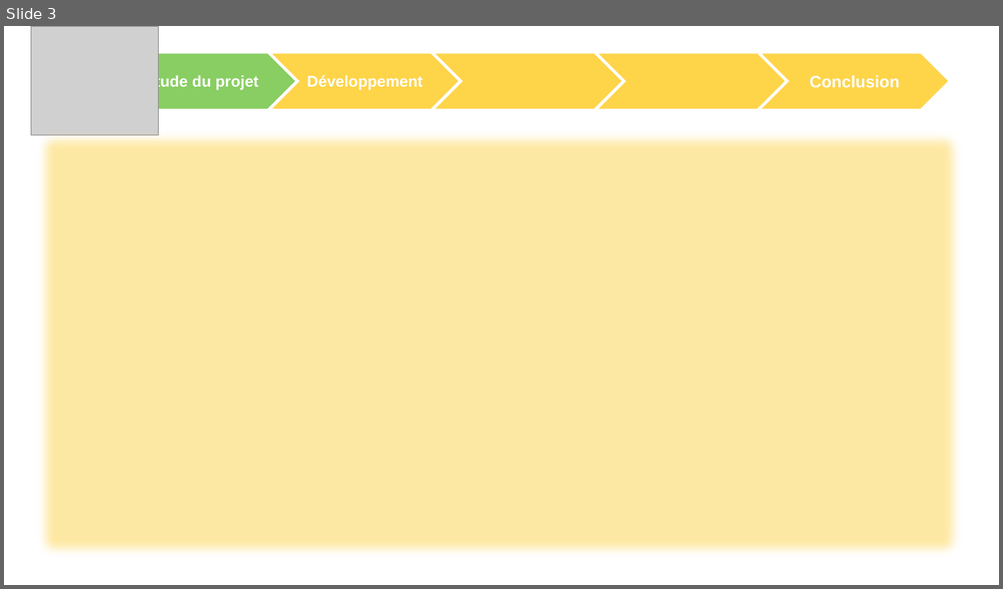
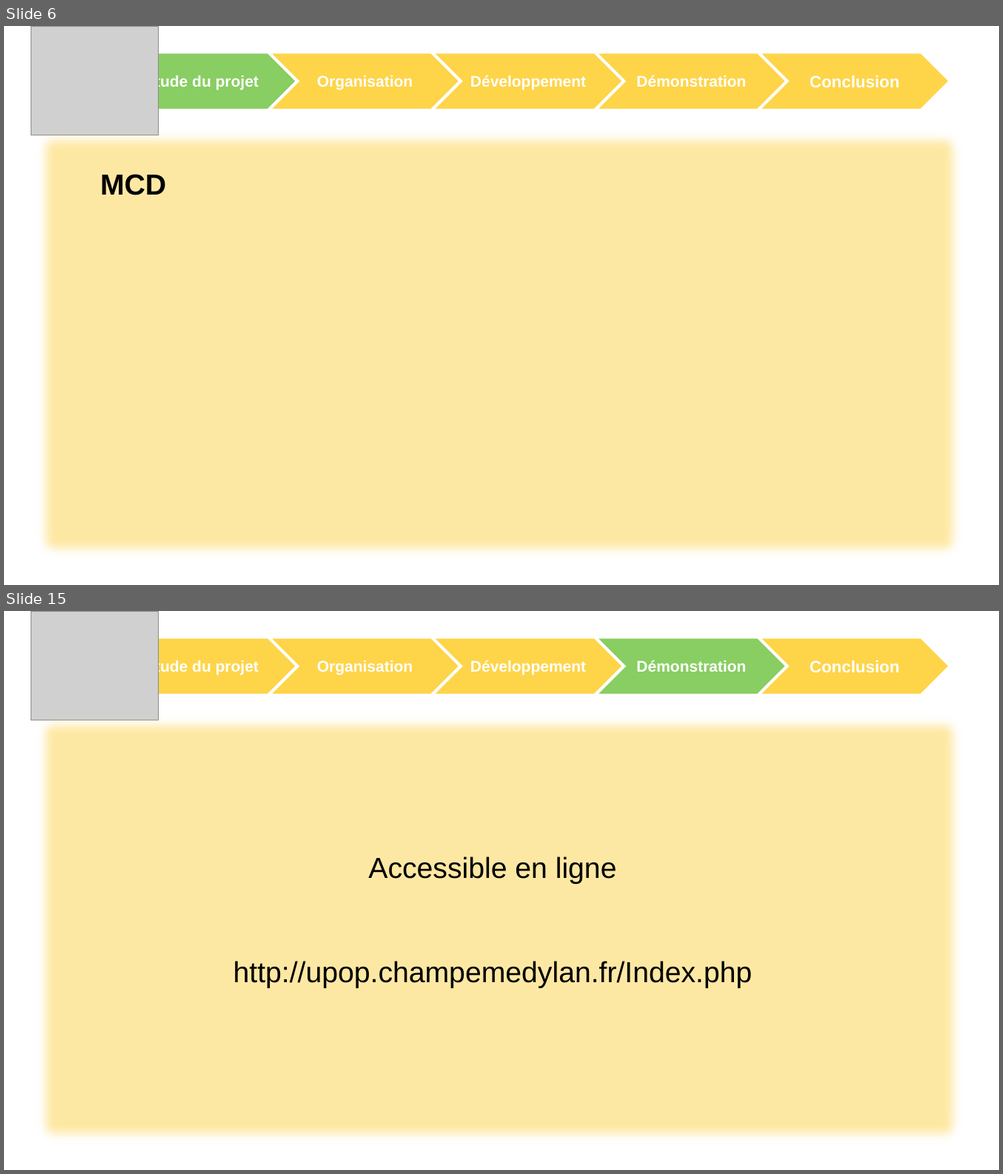
Before and after one commit to ChampemeDylan/UPOP, a slide deck: DIAPO.pptx. Shown one above the other, each under a label of ours: slide 3 before the commit, slides 6 and 15 after it; the slides between them are not shown. The pictures are 1003x589 and 1003x1174 pixels, drawn with LibreOffice and Linux fonts; fonts in the diff are those of the drawing; grey boxes stand for pictures; background and template pictures are left out. Boxes give left, top, right and bottom in pixels: in the first picture for what was removed or moved away, otherwise in the second. Text is boxed around its words. In the diff, an @@ line names an element or a change of style, - is before the commit and + after.

```diff
--- a/DIAPO.pptx
+++ b/DIAPO.pptx
@@ slide 15 added at (x1=4, y1=611, x2=999, y2=1170), background picture (left out) @@
@@ group added at (x1=31, y1=611, x2=949, y2=721): 5 chevrons, 1 picture @@
+Etude du projet
+Conclusion
+Organisation
+Développement
+Démonstration
@@ rectangle added at (x1=31, y1=711, x2=968, y2=1149), fill #FED449 at 50% opacity @@
@@ text added at (x1=233, y1=857, x2=752, y2=988), 28 pt, text #000000 @@
+Accessible en ligne
+http://upop.champemedylan.fr/Index.php
@@ what was slide 3 is now slide 6 @@
@@ slide 6 changed as well @@
@@ text in chevron at (x1=317, y1=76, x2=412, y2=90): text changed @@
-Développement
+Organisation
@@ text in chevron at (x1=470, y1=75, x2=586, y2=90): text added @@
+Développement
@@ text in chevron at (x1=636, y1=75, x2=745, y2=87): text added @@
+Démonstration
@@ text added at (x1=100, y1=174, x2=166, y2=195), 28 pt, text #000000, bold @@
+MCD
```
Also in this commit, not shown: 1 other slide changed, 16 other slides added, 1 slide removed.
